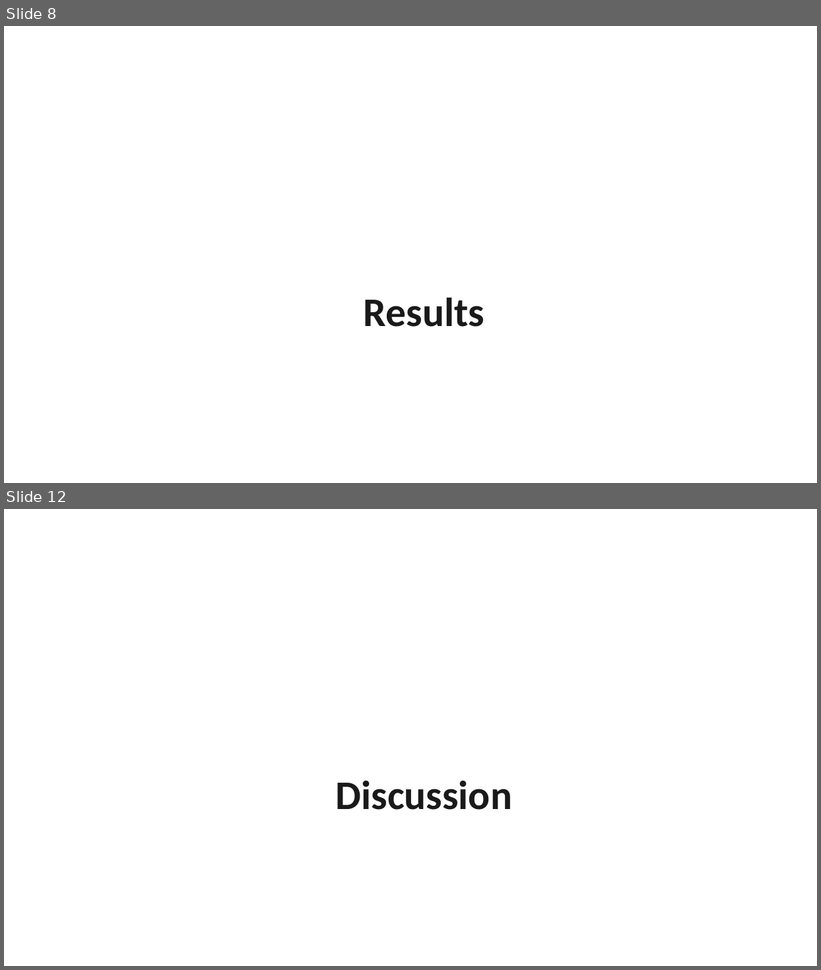
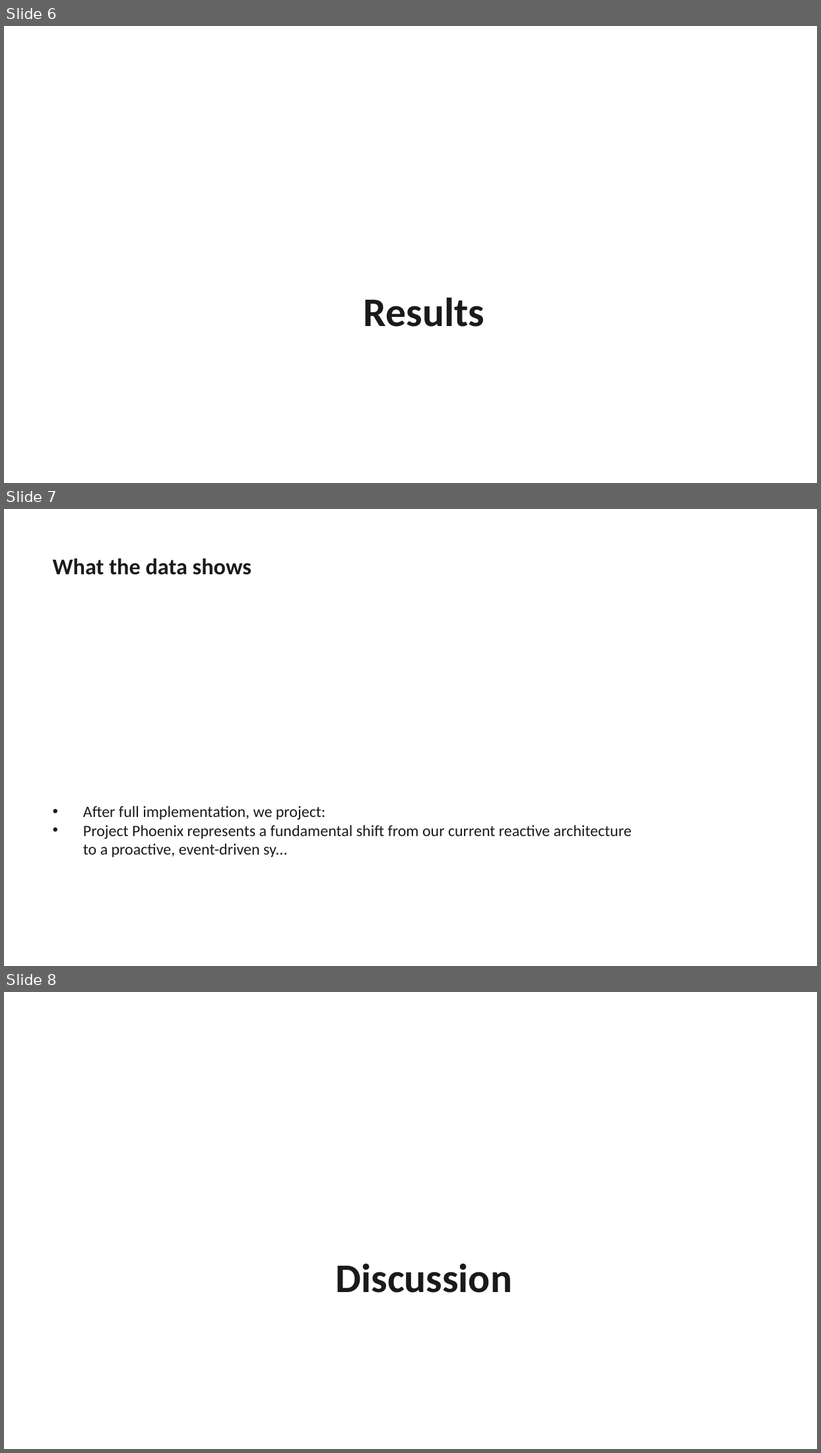
Before and after one commit to AdamYin007/Presentation-OS, a slide deck: examples/business-review/e2e-output.pptx. Shown one above the other, each under a label of ours: slides 8 and 12 before the commit, slides 6, 7 and 8 after it; the slides between them are not shown. The pictures are 821x970 and 821x1453 pixels, drawn with LibreOffice and Linux fonts; fonts in the diff are those of the drawing. Boxes give left, top, right and bottom in pixels: in the first picture for what was removed or moved away, otherwise in the second. Text is boxed around its words. In the diff, an @@ line names an element or a change of style, - is before the commit and + after.

```diff
--- a/examples/business-review/e2e-output.pptx
+++ b/examples/business-review/e2e-output.pptx
@@ slide 7 added at <box>4,509,817,966</box>, background #FFFFFF @@
@@ text added at <box>53,559,252,575</box>, 20 pt, text #1A1A1A, bold @@
+What the data shows
@@ text added at <box>83,806,632,857</box>, 14 pt, text #1A1A1A @@
+• After full implementation, we project:
+• Project Phoenix represents a fundamental shift from our current reactive architecture to a proactive, event-driven sy...
@@ what was slide 8 is now slide 6 @@
@@ what was slide 12 is now slide 8 @@
```
Also in this commit, not shown: 4 slides changed, 7 slides removed, 12 other files.
